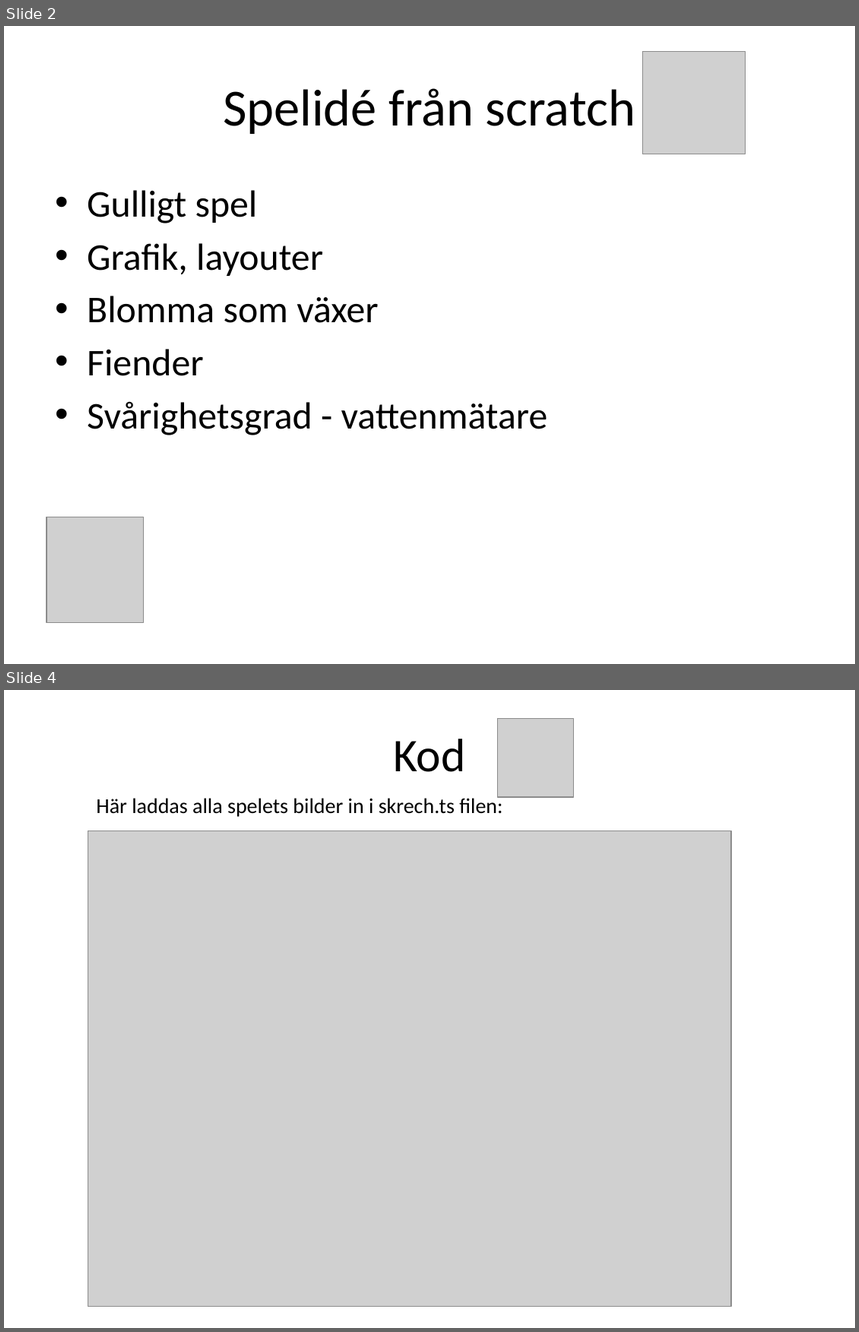
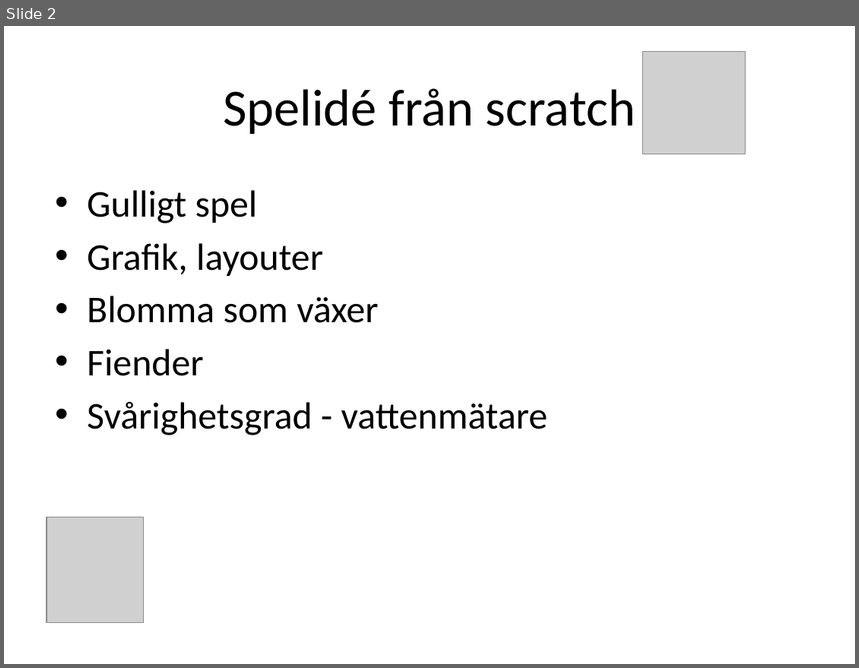
Before and after one commit to lisa-bee/FlowerGrow, a slide deck: document/Presentation FlowerGrow.pptx. Shown one above the other, each under a label of ours: slides 2 and 4 before the commit, slide 2 after it; the slides between them are not shown. The pictures are 859x1332 and 859x668 pixels, drawn with LibreOffice and Linux fonts; fonts in the diff are those of the drawing; grey boxes stand for pictures. Boxes give left, top, right and bottom in pixels: in the first picture for what was removed or moved away, otherwise in the second. Text is boxed around its words. In the diff, an @@ line names an element or a change of style, - is before the commit and + after.

```diff
--- a/document/Presentation FlowerGrow.pptx
+++ b/document/Presentation FlowerGrow.pptx
@@ slide 4 removed at <box>4,690,855,1328</box>, background #FFFFFF @@
@@ picture removed at <box>498,718,573,797</box> @@
@@ title removed at <box>393,739,466,772</box> @@
-Kod
@@ text removed at <box>96,796,503,817</box> @@
-Här laddas alla spelets bilder in i skrech.ts filen:
@@ picture removed at <box>88,831,732,1307</box> @@
```
Also in this commit, not shown: 4 slides changed, 10 slides added, 2 other files.
